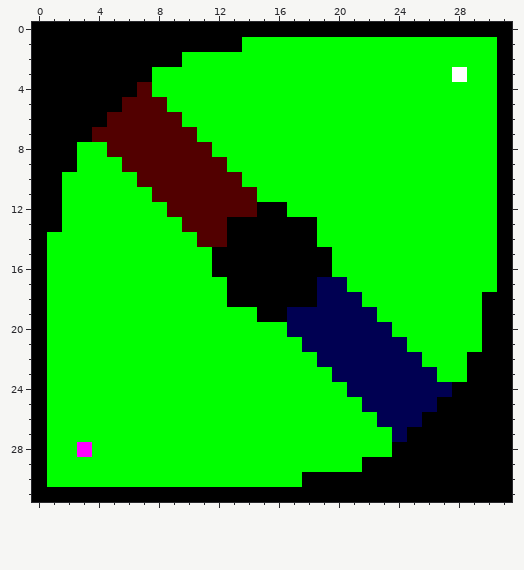
A pixel-art sprite gets an edit: resources/L2.png. That is the earlier state.
The file is 32x32 pixels.
After the commit:
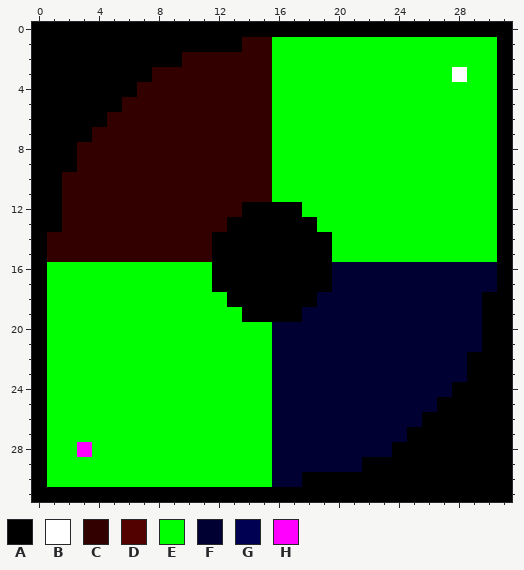
Palette (. is transparent): A #000000  B #ffffff  C #330000  D #520000  E #00ff00  F #000033  G #000052  H #ff00ff
Difference:
Colour A replaces colour D in row 12 at x 14; in row 14 at x 12.
Colour A replaces colour E in row 12 at x 17; in row 14 at x 19; in row 17 at x 12; in row 19 at x 14.
Colour A replaces colour G in row 17 at x 19; in row 19 at x 17.
Colour C replaces colour D in row 4 at x 7; in row 5 at x 6 to 8; in row 6 at x 5 to 9; in row 7 at x 4 to 10; in row 8 at x 5 to 11; in row 9 at x 6 to 12.
Colour C replaces colour D in row 10 at x 7 to 13; in row 11 at x 8 to 14; in row 12 at x 9 to 13; in row 13 at x 10 to 12; in row 14 at x 11.
Colour C replaces colour E in row 1 at x 14 to 15; in row 2 at x 10 to 15; in rows 3 to 4 at x 8 to 15; in row 5 at x 9 to 15; in row 6 at x 10 to 15; in row 7 at x 11 to 15.
Colour C replaces colour E in row 8 at x 3 to 4 and 12 to 15; in row 9 at x 3 to 5 and 13 to 15; in row 10 at x 2 to 6 and 14 to 15; in row 11 at x 2 to 7 and 15; in row 12 at x 2 to 8; in row 13 at x 2 to 9.
Colour C replaces colour E in row 14 at x 1 to 10; in row 15 at x 1 to 11.
Colour F replaces colour E in row 16 at x 20 to 30; in row 17 at x 21 to 30; in row 18 at x 22 to 29; in row 19 at x 23 to 29; in row 20 at x 16 and 24 to 29; in row 21 at x 16 to 17 and 25 to 29.
Colour F replaces colour E in row 22 at x 16 to 18 and 26 to 28; in row 23 at x 16 to 19 and 27 to 28; in row 24 at x 16 to 20; in row 25 at x 16 to 21; in row 26 at x 16 to 22; in rows 27 to 28 at x 16 to 23.
Colour F replaces colour E in row 29 at x 16 to 21; in row 30 at x 16 to 17.
Colour F replaces colour G in row 17 at x 20; in row 18 at x 19 to 21; in row 19 at x 18 to 22; in row 20 at x 17 to 23; in row 21 at x 18 to 24; in row 22 at x 19 to 25.
Colour F replaces colour G in row 23 at x 20 to 26; in row 24 at x 21 to 27; in row 25 at x 22 to 26; in row 26 at x 23 to 25; in row 27 at x 24.
Changed places in both pictures, as pixel boxes (x1, y1, x2, y2):
changed: (47, 37, 497, 487)
